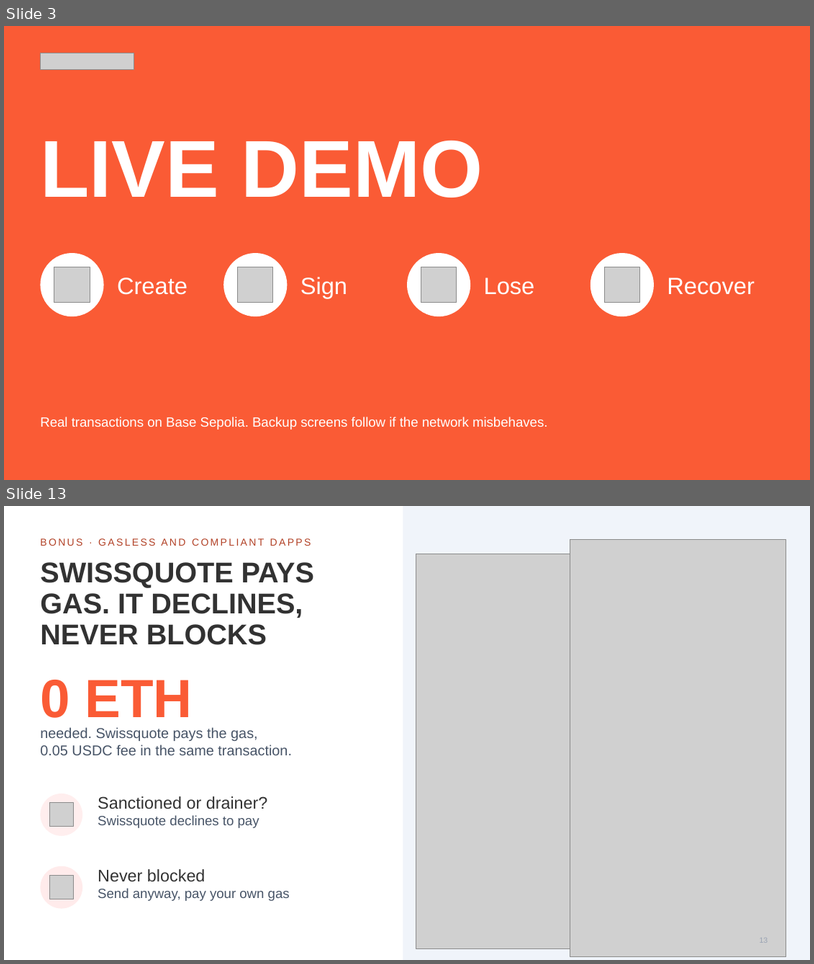
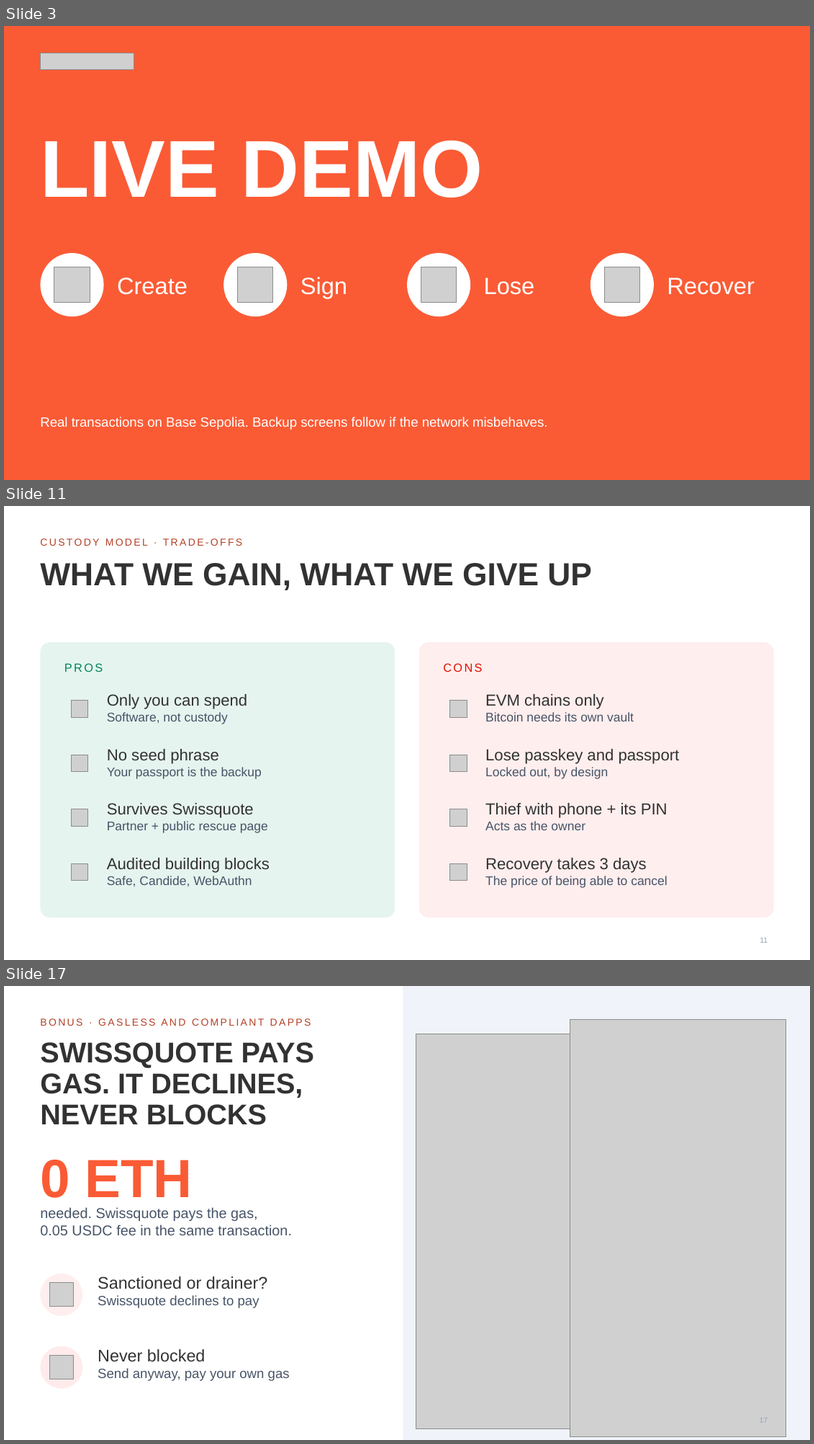
Before and after one commit to HugoPaj/BSA_Hackathon_HA, a slide deck: docs/deck/swissquote-wallet-pitch.pptx. Shown one above the other, each under a label of ours: slides 3 and 13 before the commit, slides 3, 11 and 17 after it; the slides between them are not shown. The pictures are 814x964 and 814x1444 pixels, drawn with LibreOffice and Linux fonts; fonts in the diff are those of the drawing; grey boxes stand for pictures; background and template pictures are left out. Boxes give left, top, right and bottom in pixels: in the first picture for what was removed or moved away, otherwise in the second. Text is boxed around its words. In the diff, an @@ line names an element or a change of style, - is before the commit and + after.

```diff
--- a/docs/deck/swissquote-wallet-pitch.pptx
+++ b/docs/deck/swissquote-wallet-pitch.pptx
@@ slide 11 added at (4, 506, 810, 960), background #FFFFFF @@
@@ text added at (40, 538, 242, 546), 12 pt, text #B24126 @@
+CUSTODY MODEL · TRADE-OFFS
@@ title added at (40, 563, 592, 590), 38 pt, text #323232, bold @@
+WHAT WE GAIN, WHAT WE GIVE UP
@@ rounded rectangle added at (40, 642, 396, 917), fill #E6F4EF @@
@@ rounded rectangle added at (419, 642, 774, 917), fill #FFEEEE @@
@@ text added at (64, 663, 103, 672), 14 pt, text #00875A @@
+PROS
@@ text added at (443, 663, 482, 672), 14 pt, text #E10F00 @@
+CONS
@@ ellipse added at (64, 693, 95, 723), fill #E6F4EF @@
@@ text added at (107, 694, 247, 724), 15 pt, text #475467 @@
+Only you can spend
+Software, not custody
@@ ellipse added at (444, 693, 474, 723), fill #FFEEEE @@
@@ text added at (486, 694, 634, 721), 15 pt, text #475467 @@
+EVM chains only
+Bitcoin needs its own vault
@@ picture added at (71, 700, 88, 717) @@
@@ picture added at (450, 700, 468, 717) @@
@@ ellipse added at (64, 748, 95, 778), fill #E6F4EF @@
@@ picture added at (71, 754, 88, 772) @@
@@ text added at (107, 749, 262, 779), 15 pt, text #475467 @@
+No seed phrase
+Your passport is the backup
@@ ellipse added at (444, 748, 474, 778), fill #FFEEEE @@
@@ picture added at (450, 754, 468, 772) @@
@@ text added at (486, 749, 680, 779), 19 pt, text #323232 @@
+Lose passkey and passport
+Locked out, by design
@@ ellipse added at (64, 803, 95, 833), fill #E6F4EF @@
@@ text added at (107, 803, 268, 833), 15 pt, text #475467 @@
+Survives Swissquote
+Partner + public rescue page
@@ ellipse added at (444, 803, 474, 833), fill #FFEEEE @@
@@ text added at (486, 803, 668, 830), 19 pt, text #323232 @@
+Thief with phone + its PIN
+Acts as the owner
@@ picture added at (71, 809, 88, 826) @@
@@ picture added at (450, 809, 468, 826) @@
@@ ellipse added at (64, 857, 95, 887), fill #E6F4EF @@
@@ picture added at (71, 864, 88, 880) @@
@@ text added at (107, 857, 270, 886), 19 pt, text #323232 @@
+Audited building blocks
+Safe, Candide, WebAuthn
@@ ellipse added at (444, 857, 474, 887), fill #FFEEEE @@
@@ picture added at (450, 864, 468, 880) @@
@@ text added at (486, 857, 668, 888), 15 pt, text #475467 @@
+Recovery takes 3 days
+The price of being able to cancel
@@ page number added at (760, 937, 768, 942), 9 pt, text #98A2B3 @@
+11
@@ what was slide 13 is now slide 17 @@
```
Also in this commit, not shown: 13 slides changed, 4 other slides added, 2 slides removed, 15 other files.
